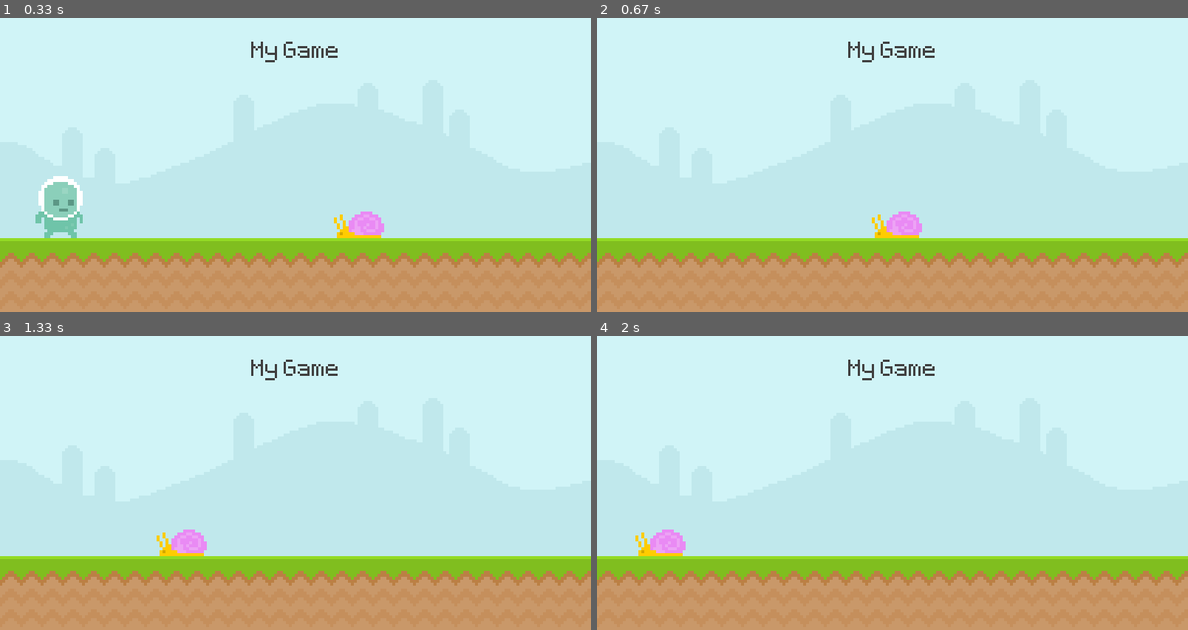
Above: before the commit, frames 1-4 (two rows, left to right).
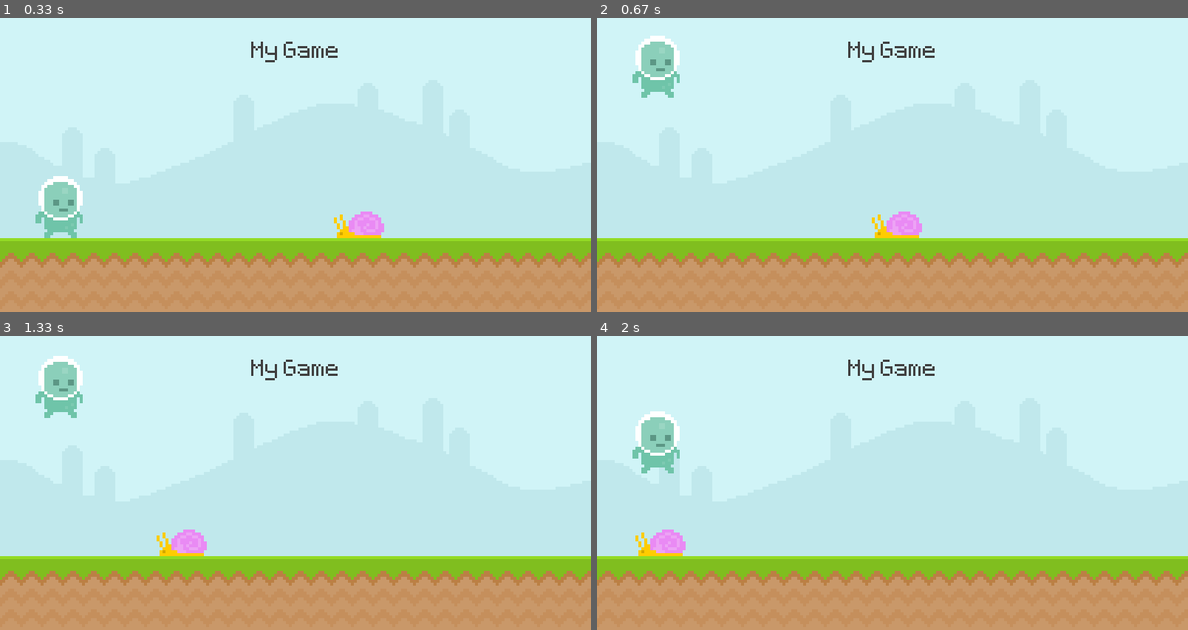
Above: after the commit, the same moments.

Repository: jsullivan2847/pygame-tutorial
Game: pygame game, started from game.py
Two runs of this game, one before a commit and one after it. Both use one fixed random seed, a clock stepped at 60 frames per second and the inputs below.
Inputs:
- Up to frame 1 (0.33 s): no input
- Up to frame 2 (0.67 s): tap Space at 0.33 s
- Up to frame 3 (1.33 s): tap Space at 0.73, 1.03 s
- Up to frame 4 (2 s): tap Space at 1.57, 1.87 s

Frame 1 is identical in both runs. In frame 2, 1.3% of the frame differs, in the area x 6-14%, y 6-28%; in frame 3, 1.3%; in frame 4, 1.3%.

Commit message:
player jump works with ground check

Diff:
--- a/game.py
+++ b/game.py
@@ -38,7 +38,7 @@
             exit()
 
         if event.type == pygame.KEYDOWN:
-            if event.key == pygame.K_SPACE:
+            if event.key == pygame.K_SPACE and isGrounded:
                 player_gravity = -20
 
         if event.type == pygame.KEYUP:
@@ -65,8 +65,13 @@
     if(snail_rect.right <= 0): snail_rect.left = 800
     screen.blit(snail_surf, snail_rect)
 
-    # player_gravity += 1
+    player_gravity += 1
     player_rect.y += player_gravity
+    if player_rect.bottom >= 300:
+        player_rect.bottom = 300
+    if player_rect.bottom < 300:
+        isGrounded = False
+    else: isGrounded = True
     screen.blit(player_surf, player_rect)
 
     #keyboardinput
